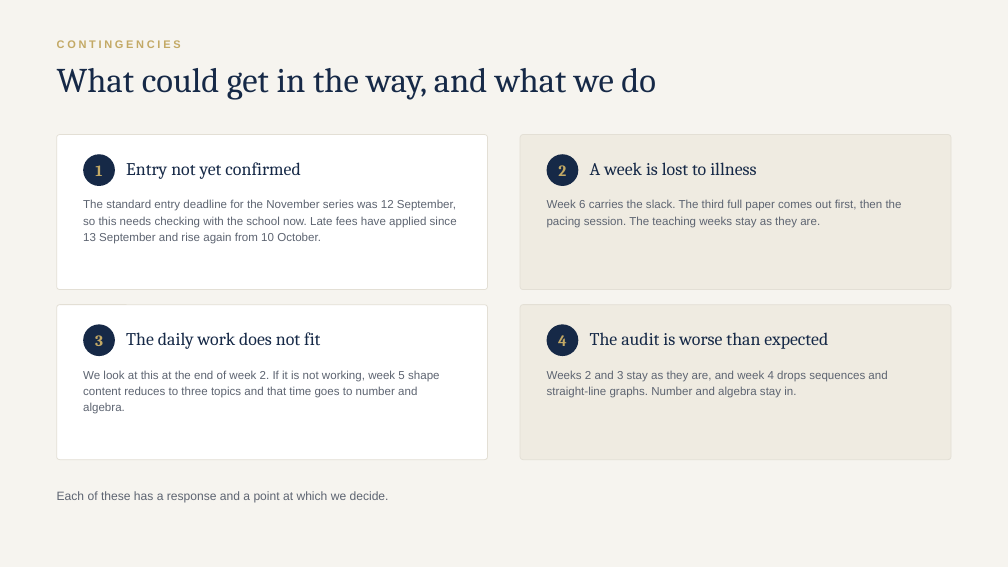
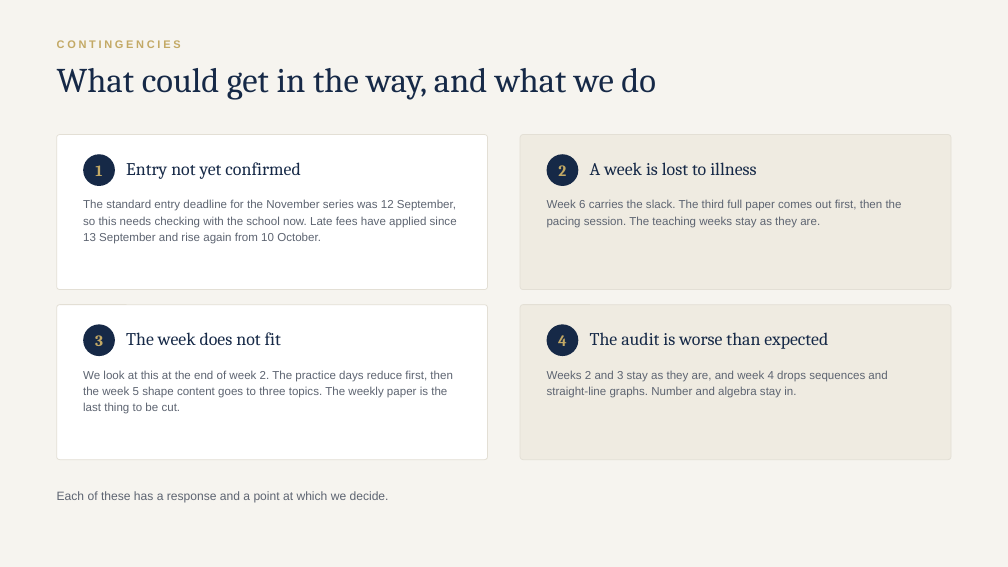
Before and after one commit to AliAljawabra/Daily, a slide deck: slide 15 of tutoring/charlotte/Charlotte_maths_plan.pptx. Drawn at 1008x567 pixels with LibreOffice and Linux fonts; fonts in the diff are those of the drawing. Boxes give left, top, right and bottom in pixels: in the first picture for what was removed or moved away, otherwise in the second. Text is boxed around its words. In the diff, an @@ line names an element or a change of style, - is before the commit and + after.

```diff
--- a/tutoring/charlotte/Charlotte_maths_plan.pptx
+++ b/tutoring/charlotte/Charlotte_maths_plan.pptx
@@ text at <box>126,332,281,345</box>: text changed @@
-The daily work does not fit
+The week does not fit
@@ text at <box>83,370,452,414</box>: text changed @@
-We look at this at the end of week 2. If it is not working, week 5 shape content reduces to three topics and that time goes to number and algebra.
+We look at this at the end of week 2. The practice days reduce first, then the week 5 shape content goes to three topics. The weekly paper is the last thing to be cut.
```
Also in this commit, not shown: 8 other slides changed, 2 other files.
